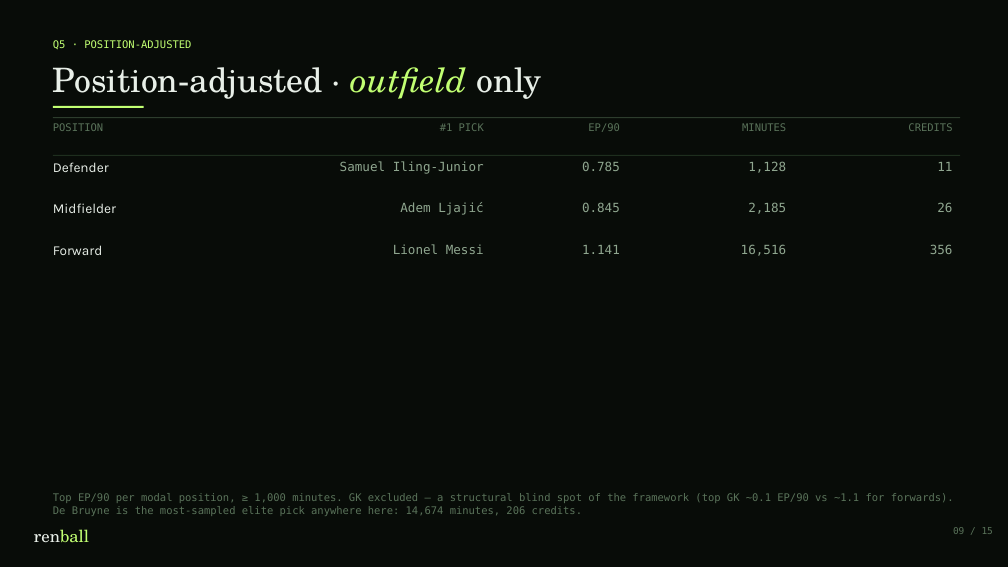
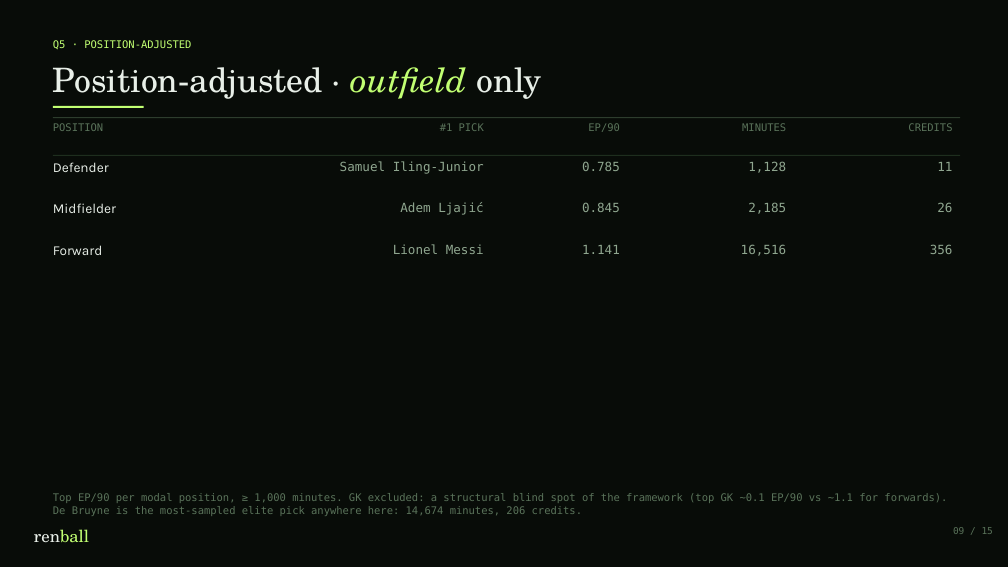
Before and after one commit to koeymenc/renball, a slide deck: slide 9 of projects/03-true-contributors/slides.pptx. Drawn at 1008x567 pixels with LibreOffice and Linux fonts; fonts in the diff are those of the drawing. Boxes give left, top, right and bottom in pixels: in the first picture for what was removed or moved away, otherwise in the second. Text is boxed around its words. In the diff, an @@ line names an element or a change of style, - is before the commit and + after.

```diff
--- a/projects/03-true-contributors/slides.pptx
+++ b/projects/03-true-contributors/slides.pptx
@@ text at <box>53,493,947,516</box>: text changed @@
-Top EP/90 per modal position, ≥ 1,000 minutes. GK excluded — a structural blind spot of the framework (top GK ~0.1 EP/90 vs ~1.1 for forwards). De Bruyne is the most-sampled elite pick anywhere here: 14,674 minutes, 206 credits.
+Top EP/90 per modal position, ≥ 1,000 minutes. GK excluded: a structural blind spot of the framework (top GK ~0.1 EP/90 vs ~1.1 for forwards). De Bruyne is the most-sampled elite pick anywhere here: 14,674 minutes, 206 credits.
```
Also in this commit, not shown: 11 other slides changed, 17 other files.
